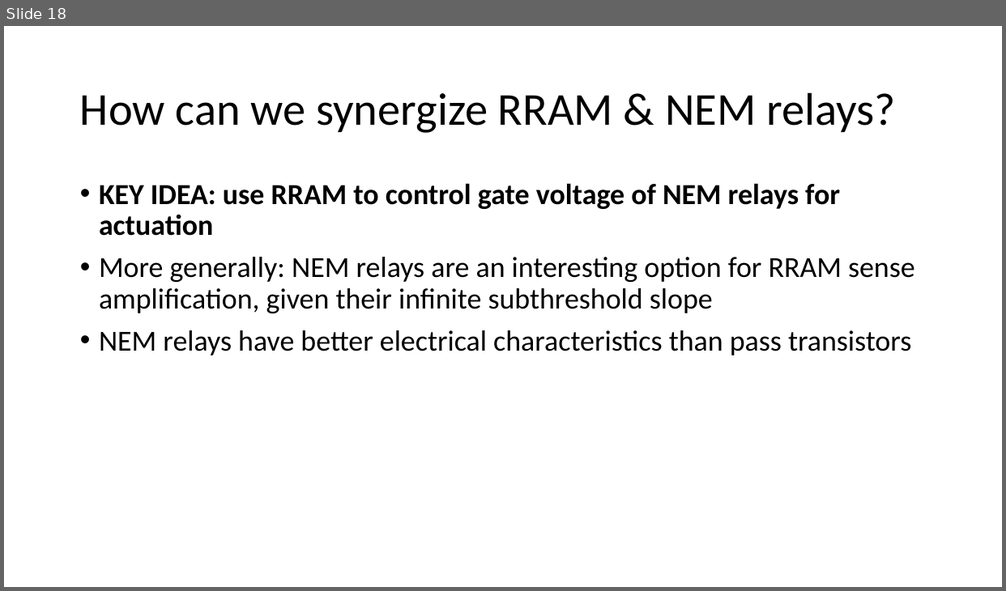
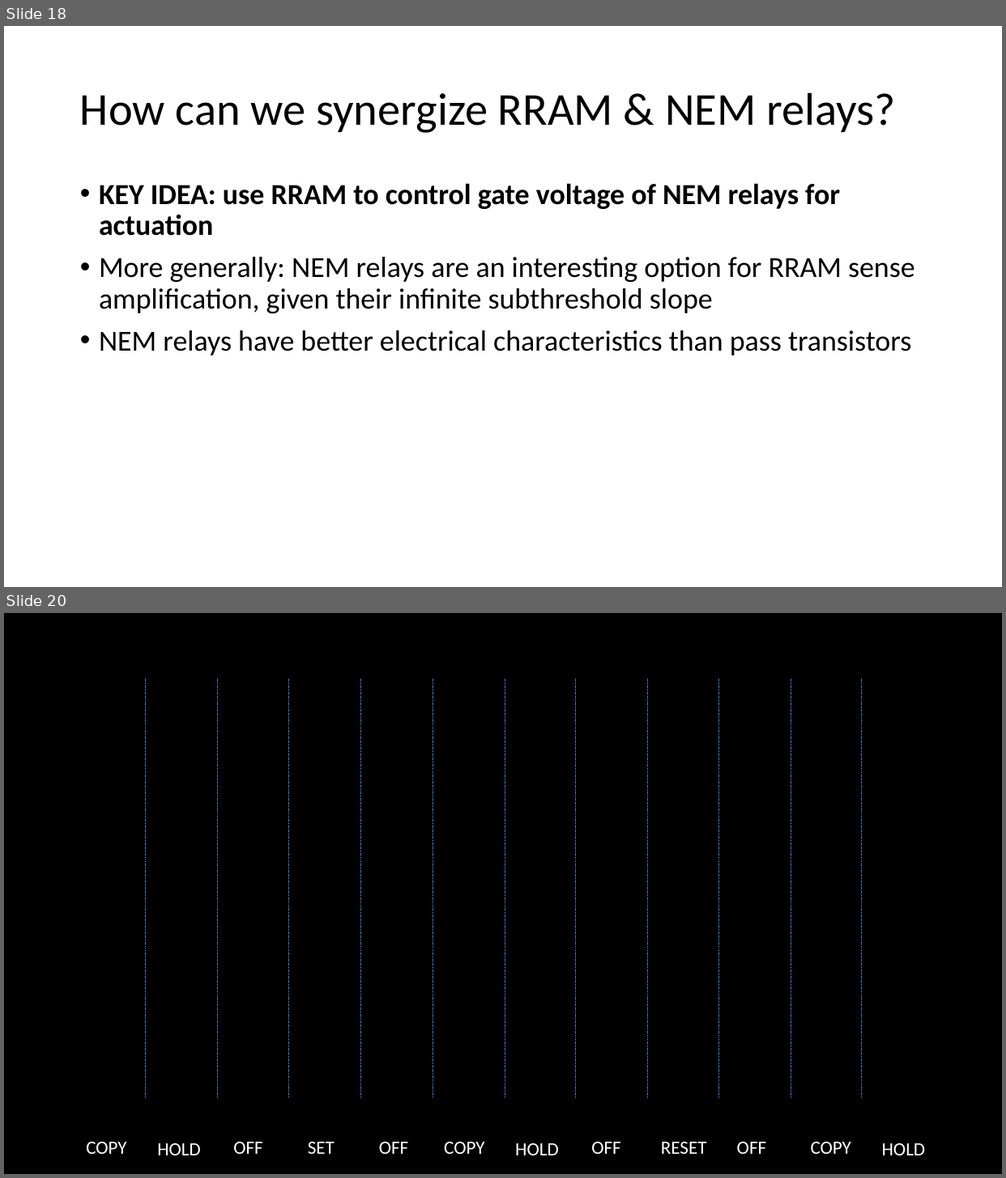
Before and after one commit to priyanka-raina/Hybrid-RRAM-NEMS, a slide deck: RRAM_NEMS.pptx. Shown one above the other, each under a label of ours: slide 18 before the commit, slides 18 and 20 after it; the slides between them are not shown. The pictures are 1006x591 and 1006x1178 pixels, drawn with LibreOffice and Linux fonts; fonts in the diff are those of the drawing; background and template pictures are left out. Boxes give left, top, right and bottom in pixels: in the first picture for what was removed or moved away, otherwise in the second. Text is boxed around its words. In the diff, an @@ line names an element or a change of style, - is before the commit and + after.

```diff
--- a/RRAM_NEMS.pptx
+++ b/RRAM_NEMS.pptx
@@ slide 20 added at [4,613,1002,1174], background picture (left out) @@
@@ line added from (146, 1098) to (146, 678), #4472C4 0.5 pt dashed @@
@@ line added from (217, 1098) to (217, 678), #4472C4 0.5 pt dashed @@
@@ line added from (288, 1098) to (288, 678), #4472C4 0.5 pt dashed @@
@@ line added from (360, 1098) to (360, 678), #4472C4 0.5 pt dashed @@
@@ line added from (433, 1098) to (433, 678), #4472C4 0.5 pt dashed @@
@@ line added from (505, 1098) to (505, 678), #4472C4 0.5 pt dashed @@
@@ line added from (576, 1098) to (576, 678), #4472C4 0.5 pt dashed @@
@@ line added from (648, 1098) to (648, 678), #4472C4 0.5 pt dashed @@
@@ line added from (719, 1098) to (719, 678), #4472C4 0.5 pt dashed @@
@@ line added from (791, 1098) to (791, 678), #4472C4 0.5 pt dashed @@
@@ line added from (862, 1098) to (862, 678), #4472C4 0.5 pt dashed @@
@@ text added at [86,1142,126,1154], 18 pt, text #FFFFFF @@
+COPY
@@ text added at [157,1144,201,1156], 18 pt, text #FFFFFF @@
+HOLD
@@ text added at [233,1142,262,1154], 18 pt, text #FFFFFF @@
+OFF
@@ text added at [308,1142,334,1154], 18 pt, text #FFFFFF @@
+SET
@@ text added at [379,1142,408,1154], 18 pt, text #FFFFFF @@
+OFF
@@ text added at [444,1142,484,1154], 18 pt, text #FFFFFF @@
+COPY
@@ text added at [515,1144,559,1156], 18 pt, text #FFFFFF @@
+HOLD
@@ text added at [591,1142,620,1154], 18 pt, text #FFFFFF @@
+OFF
@@ text added at [661,1142,707,1154], 18 pt, text #FFFFFF @@
+RESET
@@ text added at [737,1142,766,1154], 18 pt, text #FFFFFF @@
+OFF
@@ text added at [811,1142,851,1154], 18 pt, text #FFFFFF @@
+COPY
@@ text added at [882,1144,926,1156], 18 pt, text #FFFFFF @@
+HOLD
```
Also in this commit, not shown: 3 other files.
